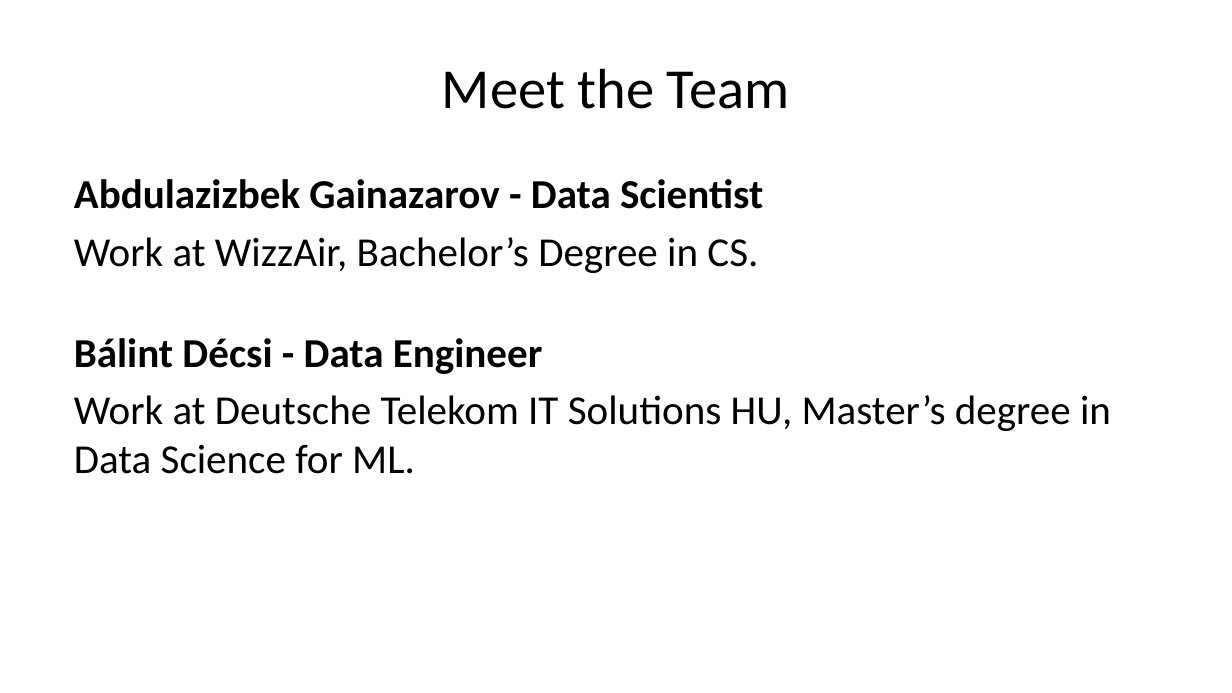
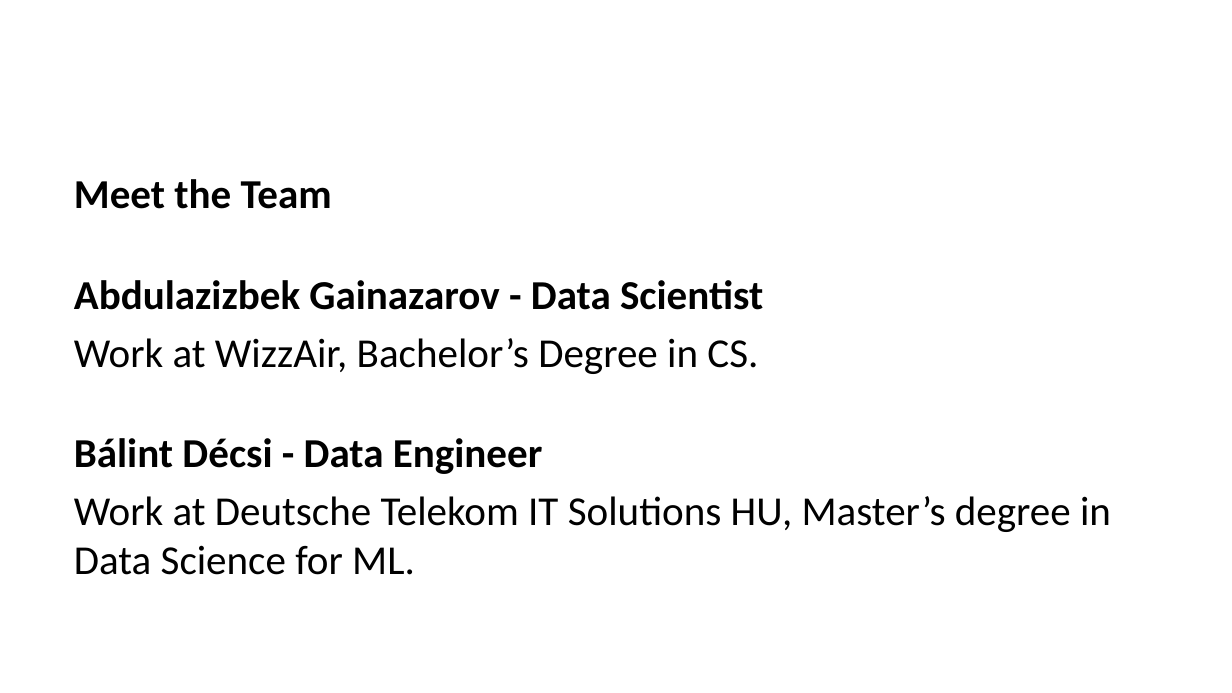
Before and after one commit to comics-factory/pitch-deck, a slide deck: slide 11 of dist/ai-storybook-investor.pptx (slide 8 before the commit). Drawn at 1232x693 pixels with LibreOffice and Linux fonts; fonts in the diff are those of the drawing. Boxes give left, top, right and bottom in pixels: in the first picture for what was removed or moved away, otherwise in the second. Text is boxed around its words. In the diff, an @@ line names an element or a change of style, - is before the commit and + after.

```diff
--- a/dist/ai-storybook-investor.pptx
+++ b/dist/ai-storybook-investor.pptx
@@ title removed at bbox=[442, 68, 790, 109] @@
-Meet the Team
@@ text at bbox=[74, 179, 332, 209]: paragraph added @@
+Meet the Team
```
Also in this commit, not shown: 8 other slides changed, 4 slides added, 2 slides removed, 36 other files.
